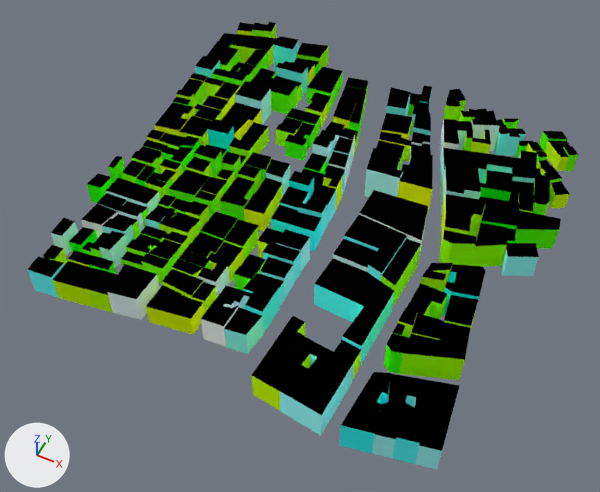
Renders of the glTF model web/public/assets/cities/lisbon/tiles/-2_0.far.glb from each side of a commit.
Both versions are drawn from a camera (50 mm lens) standing at (-236.0, -201.0, 408.0) and looking at (-388.0, 102.0, 30.0). Lighting does not change. The marker at lower left points along +X, +Y and +Z. The picture after the commit comes second. Where no turn or scale is listed for an object, it has been applied to the vertices. Vertices at exactly the same position are counted once.

The first picture shows '-2_0_far'.
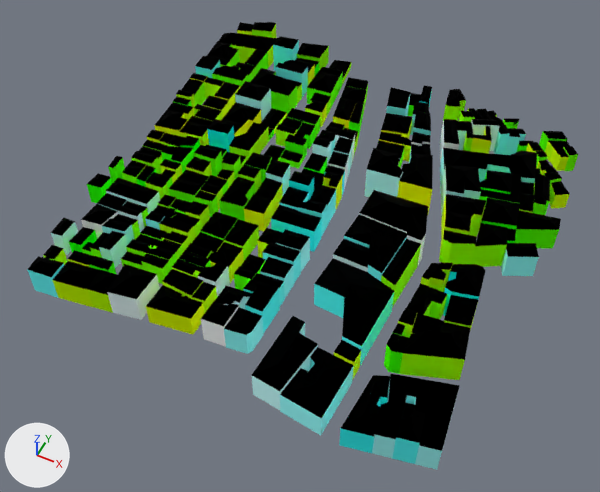
Where the newer file only moved an object's origin or applied its transform, the numbers keep the older frame.

What differs and where, as boxes [x1, y1, x2, y2] in the pictures (600 x 492 px):
part 1 of me_2_0_far, built on: before [135, 46, 391, 440]; after [40, 22, 564, 440]
part 2 of me_2_0_far, recoloured: before [252, 323, 310, 410]; after [252, 323, 318, 410]

The change in detail:
me_2_0_far is used by ob_2_0_far; location (-382.7, 128.2, 47.0).
me_2_0_far had 2070 vertices, 2667 faces and spanned x -133.0..133.0, y -136.0..136.0, z -21.0..21.0.
me_2_0_far now has 3114 vertices, 4195 faces and spans x -133.0..133.0, y -136.0..136.0, z -21.0..25.0.
me_2_0_far part 1: 4 vertices moved from x -90.0..36.0, y -132.0..-22.0, z -9.0..-1.0 to x -90.0..36.0, y -132.0..-21.0, z -9.0..-3.0; 19 vertices removed from x -130.0..111.0, y -136.0..116.0, z -17.0..15.0; 1063 vertices added at x -128.0..126.0, y -136.0..135.0, z -21.0..25.0.
me_2_0_far part 2: 12 kept faces spanning x 19.0..41.0, y -132.0..-86.0, z -20.0..-1.0 get new vertex colours; the middle colour goes from yellow #dfff00 to pale blue #dfffff.
